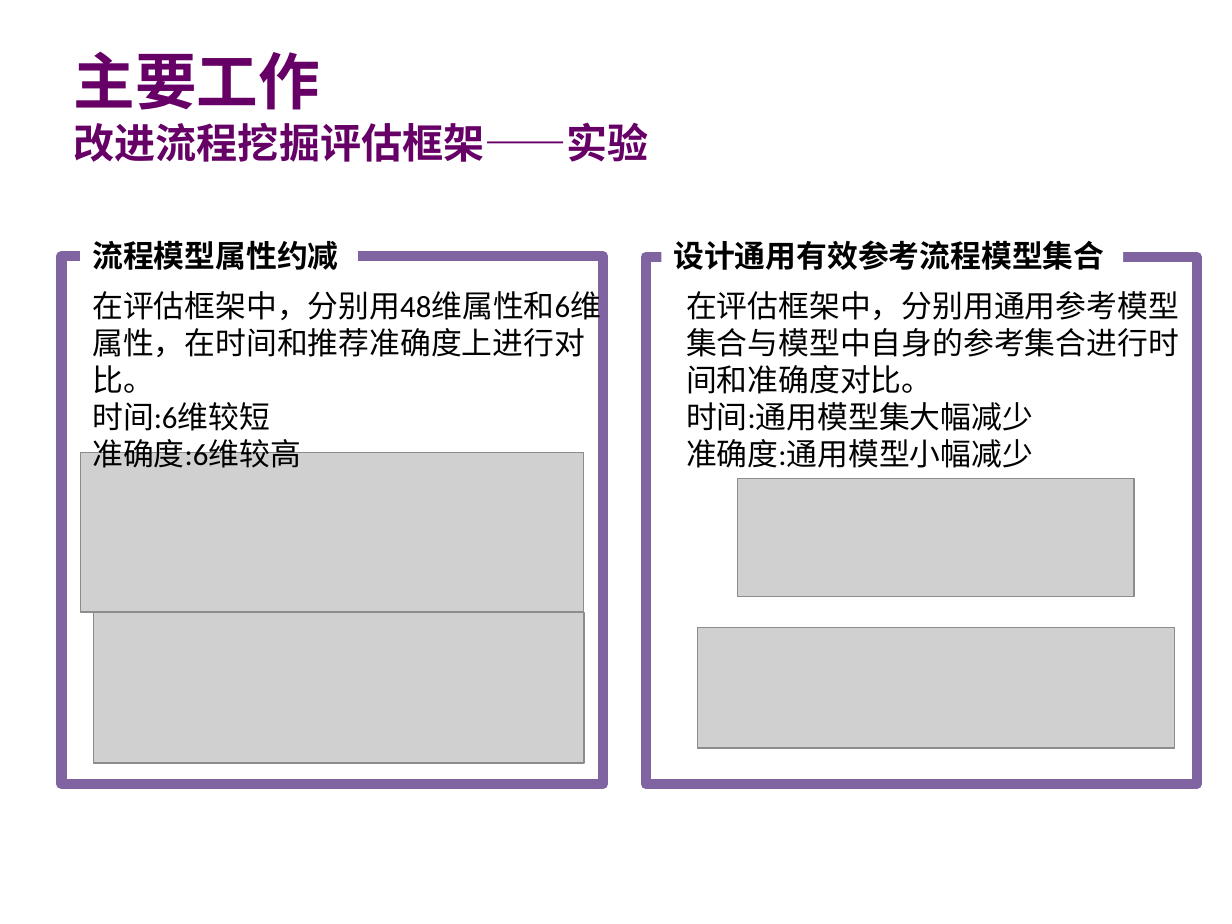
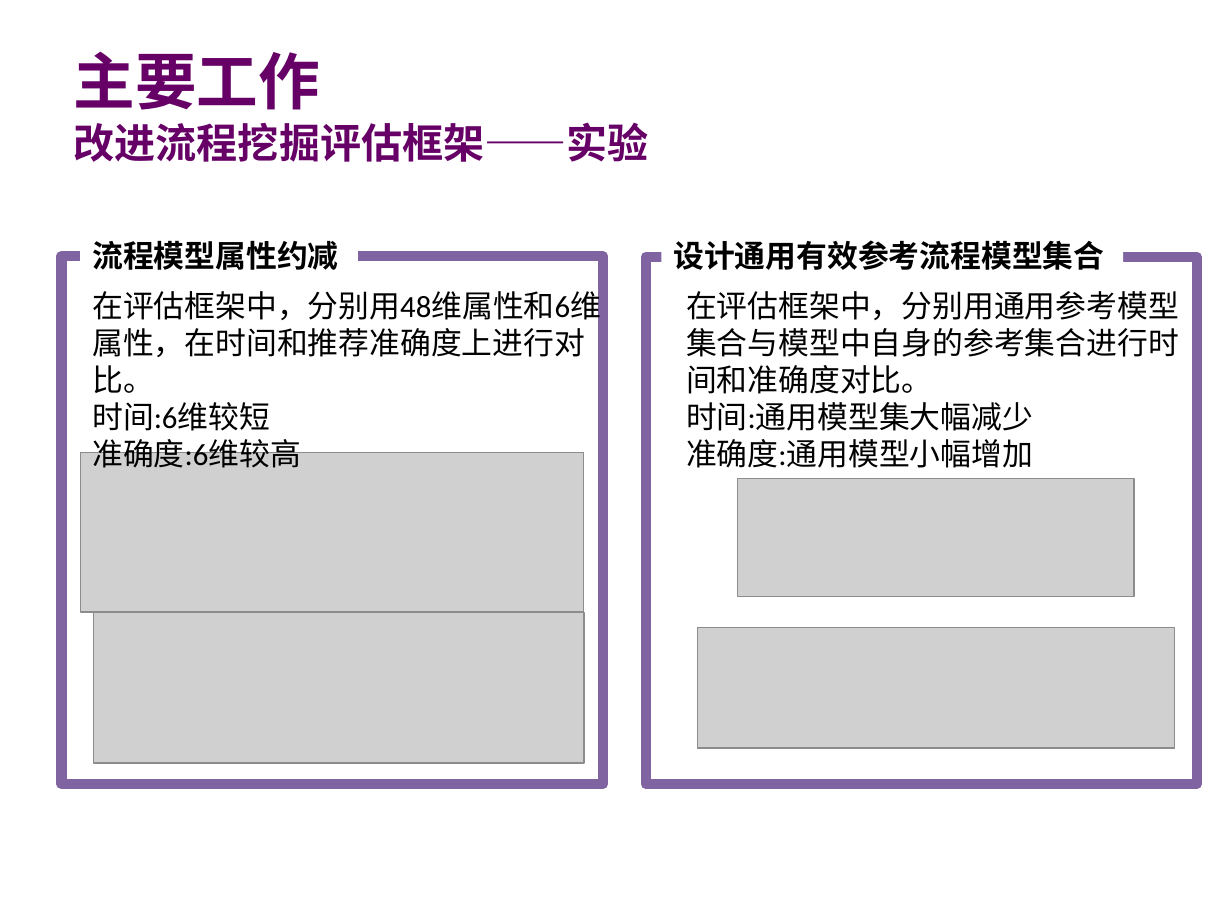
Before and after one commit to guoqinlong/Master-Thesis, a slide deck: slide 19 of 郭秦龙初稿汇报.pptx. Drawn at 1232x924 pixels with LibreOffice and Linux fonts; fonts in the diff are those of the drawing; grey boxes stand for pictures; background and template pictures are left out. Boxes give left, top, right and bottom in pixels: in the first picture for what was removed or moved away, otherwise in the second. Text is boxed around its words. In the diff, an @@ line names an element or a change of style, - is before the commit and + after.

```diff
--- a/郭秦龙初稿汇报.pptx
+++ b/郭秦龙初稿汇报.pptx
@@ text at (x1=686, y1=439, x2=1033, y2=468): text changed @@
-准确度:通用模型小幅减少
+准确度:通用模型小幅增加
```
Also in this commit, not shown: 7 other slides changed.
